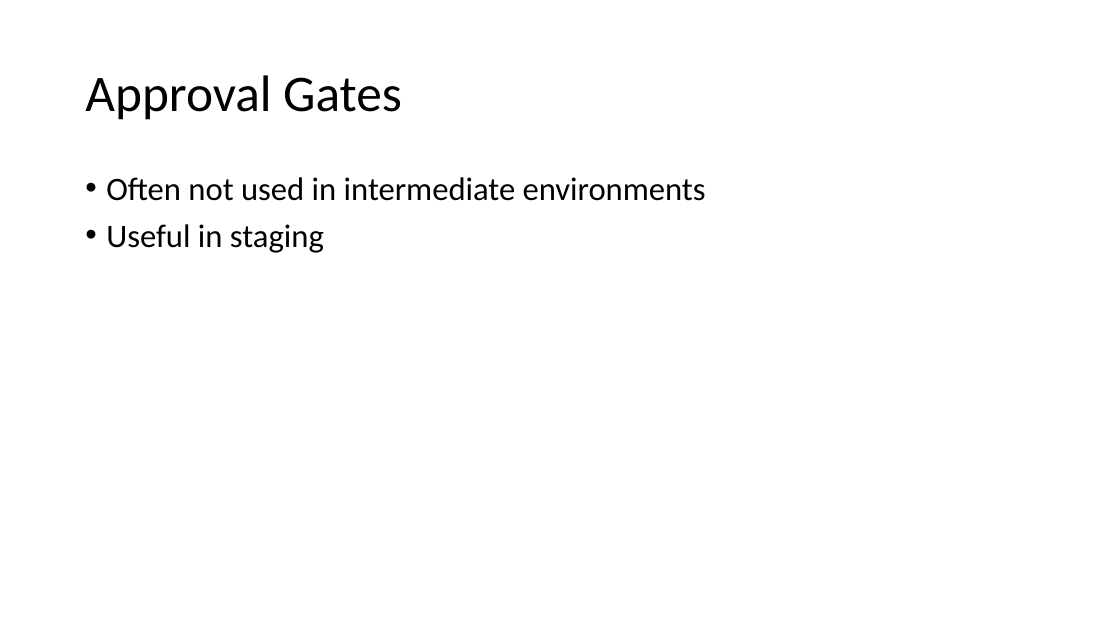
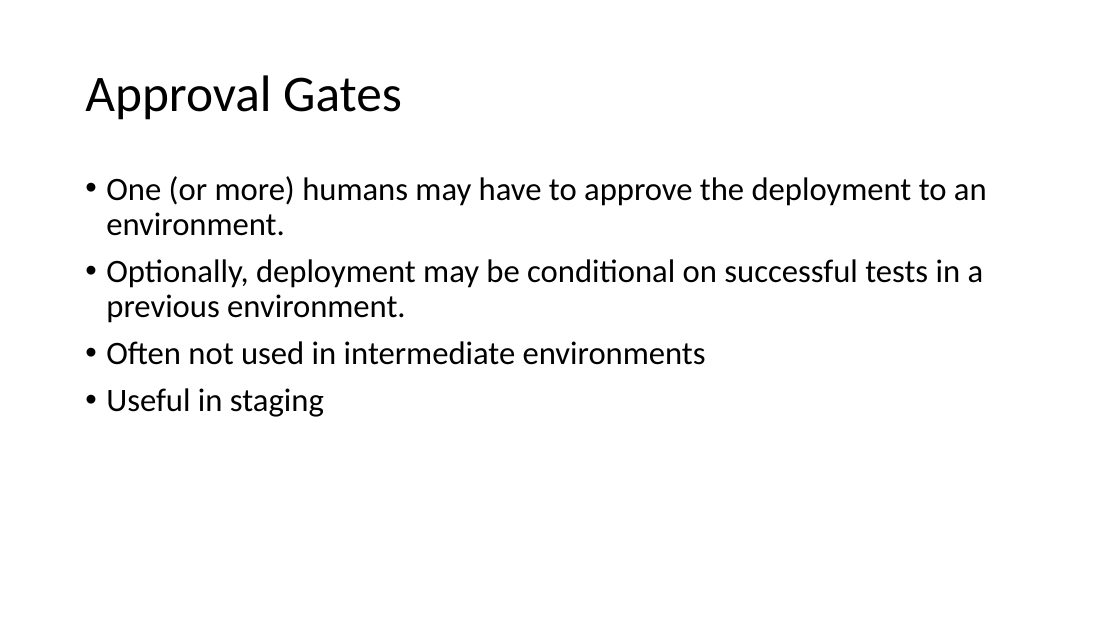
Before and after one commit to way0utwest/DatabaseDevOpsMS, a slide deck: slide 11 of Section 3 - Release Management/Section3-ReleaseManagement.pptx (slide 10 before the commit). Drawn at 1120x630 pixels with LibreOffice and Linux fonts; fonts in the diff are those of the drawing. Boxes give left, top, right and bottom in pixels: in the first picture for what was removed or moved away, otherwise in the second. Text is boxed around its words. In the diff, an @@ line names an element or a change of style, - is before the commit and + after.

```diff
--- a/Section 3 - Release Management/Section3-ReleaseManagement.pptx
+++ b/Section 3 - Release Management/Section3-ReleaseManagement.pptx
@@ text at (x1=106, y1=176, x2=987, y2=323): paragraphs added @@
+• One (or more) humans may have to approve the deployment to an environment.
+• Optionally, deployment may be conditional on successful tests in a previous environment.
```
Also in this commit, not shown: 7 other slides changed, 12 slides added, 1 slide removed, 3 other files.
